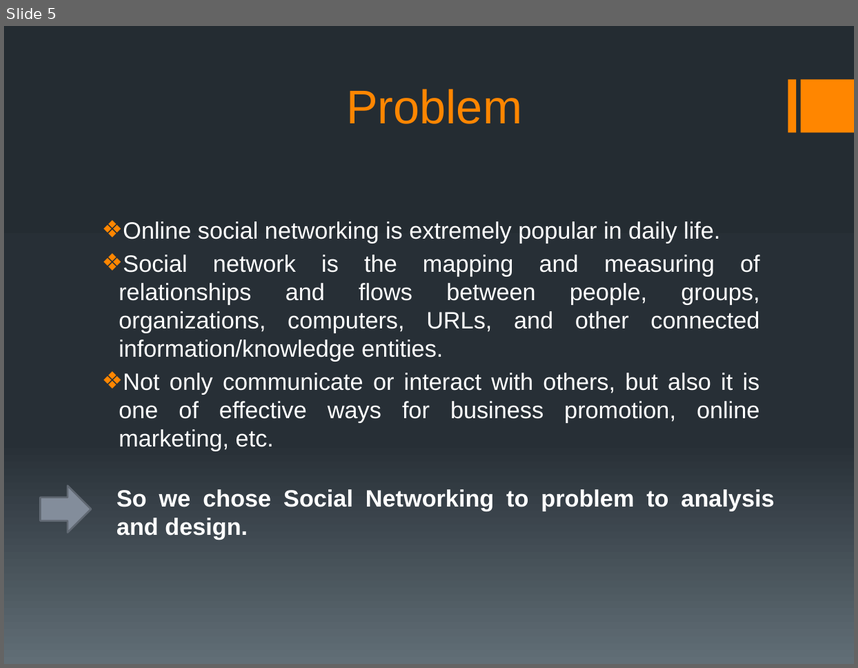
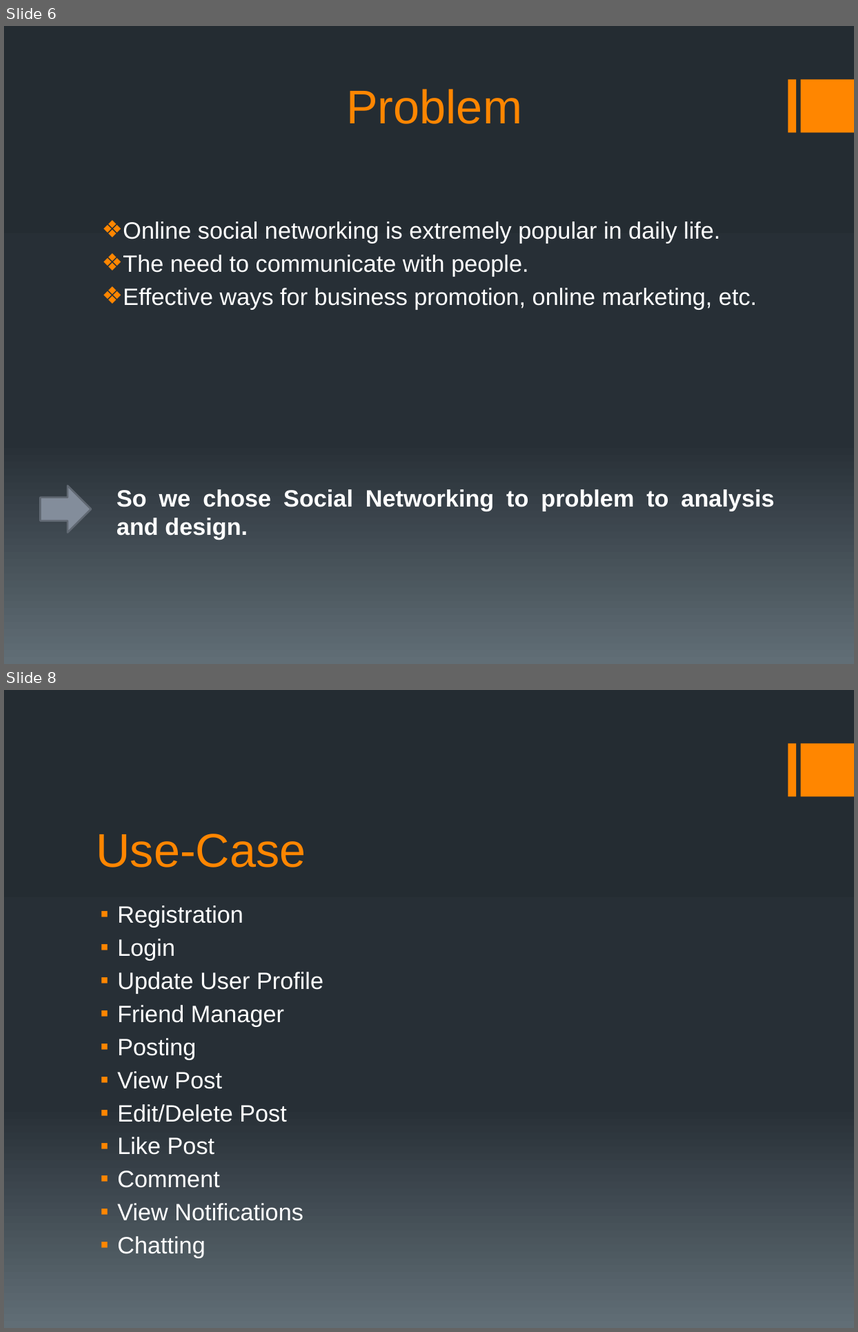
Before and after one commit to cuongtqc/ooad, a slide deck: Social Networking.pptx. Shown one above the other, each under a label of ours: slide 5 before the commit, slides 6 and 8 after it; the slides between them are not shown. The pictures are 858x668 and 858x1332 pixels, drawn with LibreOffice and Linux fonts; fonts in the diff are those of the drawing. Boxes give left, top, right and bottom in pixels: in the first picture for what was removed or moved away, otherwise in the second. Text is boxed around its words. In the diff, an @@ line names an element or a change of style, - is before the commit and + after.

```diff
--- a/Social Networking.pptx
+++ b/Social Networking.pptx
@@ slide 8 added at (x1=4, y1=690, x2=854, y2=1328), background gradient #242C33 to #273037 to #636D76; not listed: 2 template elements that a slide beside it also shows @@
@@ title added at (x1=96, y1=834, x2=306, y2=867), 40 pt, text #FF8600 @@
+Use-Case
@@ text added at (x1=117, y1=905, x2=323, y2=1258), 20 pt, text #FFFFFF @@
+▪ Registration
+▪ Login
+▪ Update User Profile
+▪ Friend Manager
+▪ Posting
+▪ View Post
+▪ Edit/Delete Post
+▪ Like Post
+▪ Comment
+▪ View Notifications
+▪ Chatting
@@ what was slide 5 is now slide 6 @@
@@ slide 6 changed as well @@
@@ text at (x1=123, y1=254, x2=757, y2=309): text changed @@
-❖ Social network is the mapping and measuring of relationships and flows between people, groups, organizations, computers, URLs, and other connected information/knowledge entities.
-❖ Not only communicate or interact with others, but also it is one of effective ways for business promotion, online marketing, etc.
+❖ The need to communicate with people.
+❖ Effective ways for business promotion, online marketing, etc.
```
Also in this commit, not shown: 5 other slides changed, 23 other slides added, 4 slides removed.
